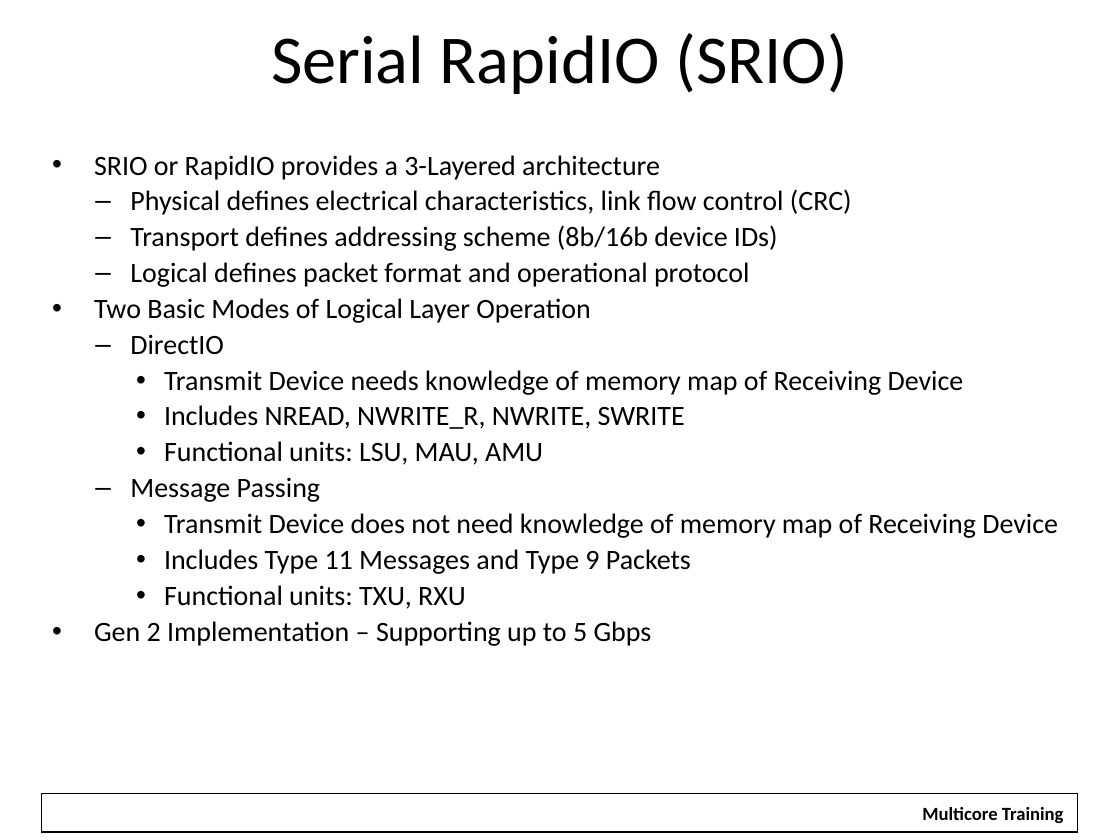
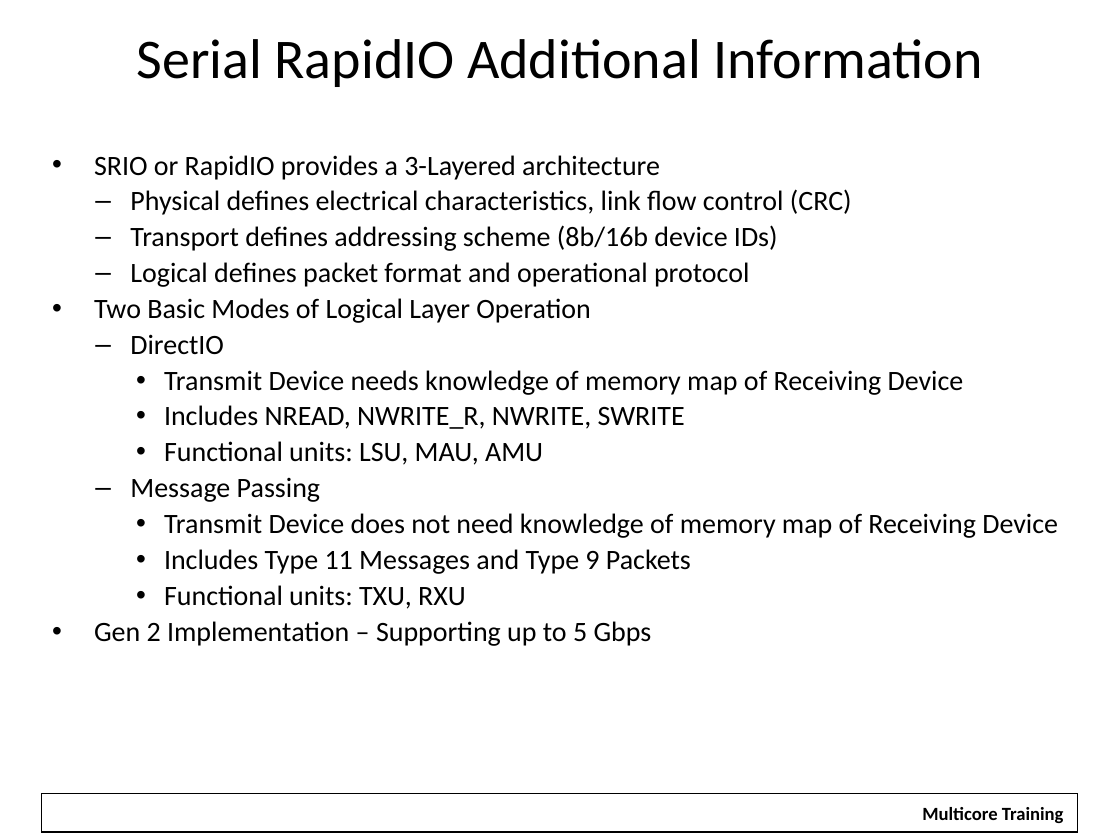
Before and after one commit to hari1989/keystone-workshop, a slide deck: slide 27 of slides/KeyStone Overview.pptx (slide 36 before the commit). Drawn at 1120x840 pixels with LibreOffice and Linux fonts; fonts in the diff are those of the drawing; background and template pictures are left out. Boxes give left, top, right and bottom in pixels: in the first picture for what was removed or moved away, otherwise in the second. Text is boxed around its words. In the diff, an @@ line names an element or a change of style, - is before the commit and + after.

```diff
--- a/slides/KeyStone Overview.pptx
+++ b/slides/KeyStone Overview.pptx
@@ title at box(136, 39, 983, 87): text changed; size 44 to 36 pt @@
-Serial RapidIO (SRIO)
+Serial RapidIO Additional Information
```
Also in this commit, not shown: 28 other slides changed, 1 slide added, 29 slides removed.
